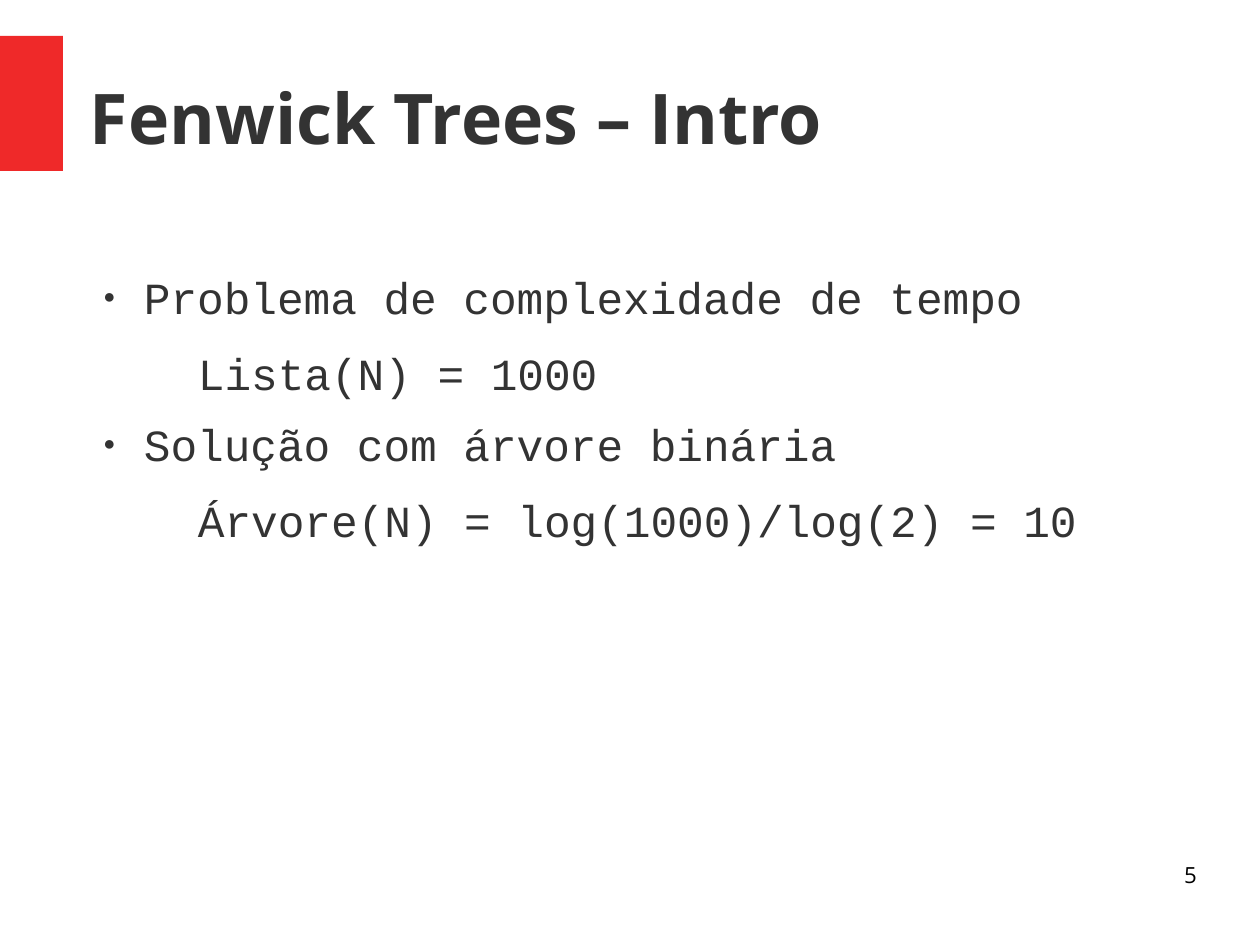
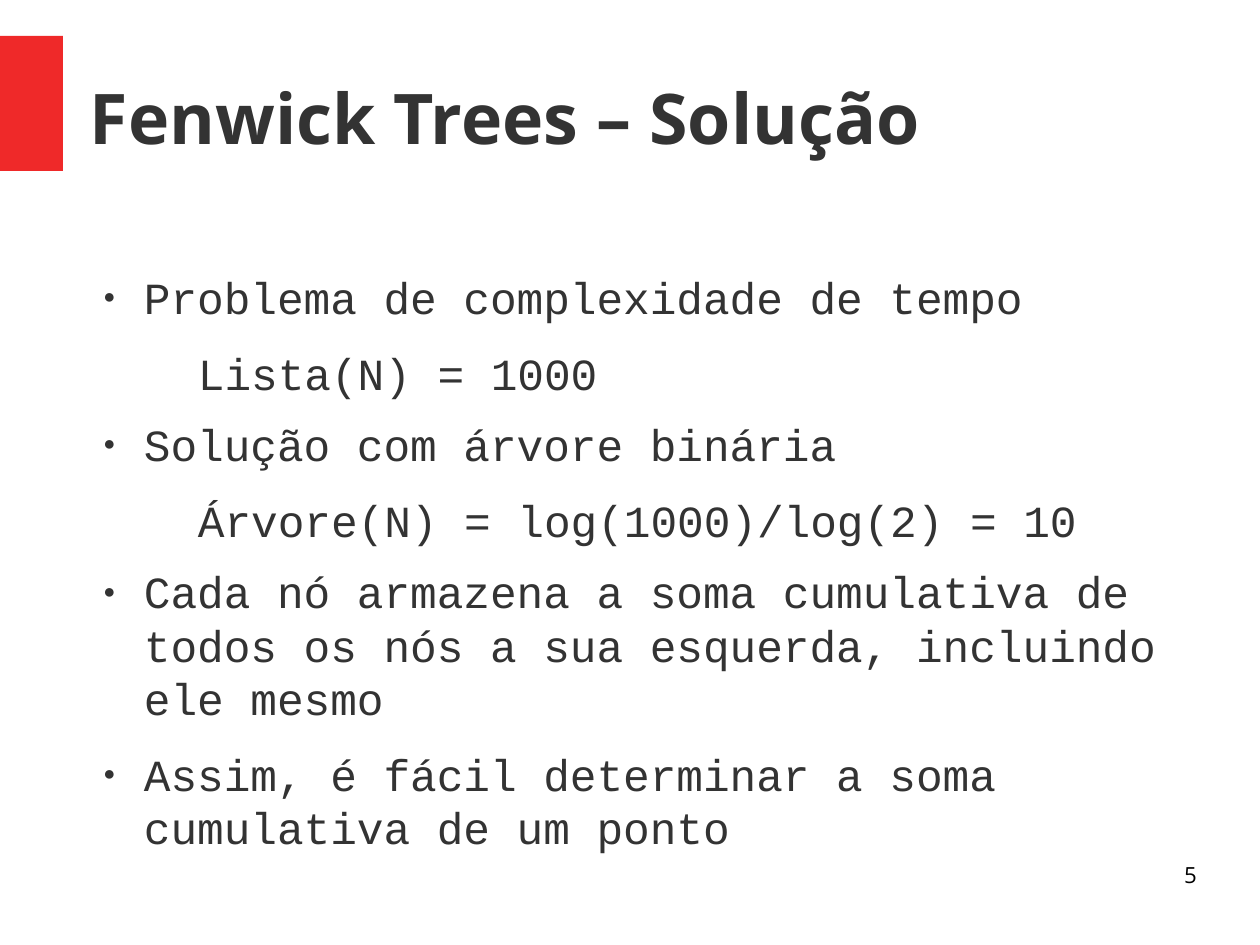
Before and after one commit to almirbraggio/aed, a slide deck: slide 5 of 03/Fenwick-Tree/fenwick-tree.odp. Drawn at 1260x945 pixels with LibreOffice and Linux fonts; fonts in the diff are those of the drawing. Boxes give left, top, right and bottom in pixels: in the first picture for what was removed or moved away, otherwise in the second. Text is boxed around its words. In the diff, an @@ line names an element or a change of style, - is before the commit and + after.

Commit message:
Change presentation

```diff
--- a/03/Fenwick-Tree/fenwick-tree.odp
+++ b/03/Fenwick-Tree/fenwick-tree.odp
@@ title at (x1=90, y1=91, x2=919, y2=161): text changed @@
-Fenwick Trees – Intro
+Fenwick Trees – Solução
@@ text at (x1=144, y1=577, x2=1156, y2=799): paragraphs added @@
+● Cada nó armazena a soma cumulativa de todos os nós a sua esquerda, incluindo ele mesmo
+● Assim, é fácil determinar a soma cumulativa de um ponto
```
Also in this commit, not shown: 1 slide added.
